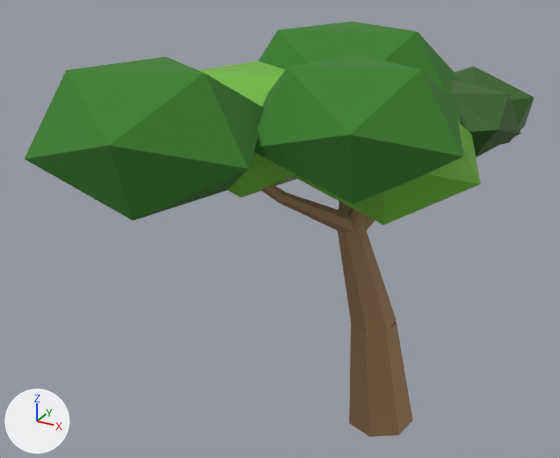
The glTF model assets/models/trees/forest-deciduous-wide.glb, before and after one commit.
Camera for both pictures: a camera (50 mm lens) standing at (2.15, -4.45, 3.8) and looking at (-0.25, -0.07, 1.61). Lighting does not change. The marker at lower left points along +X, +Y and +Z. The older version comes first. Where no turn or scale is listed for an object, it has been applied to the vertices.

In view in the first picture: 'Merged_00_Brown', 'Merged_01_Green 1', 'Merged_02_Green 3', 'Merged_03_Green 4'.
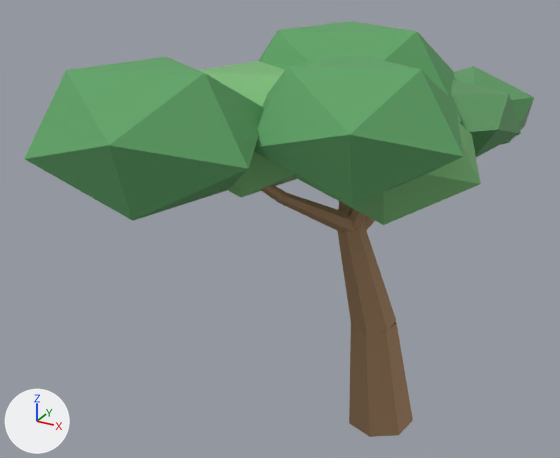
Boxes [x1, y1, x2, y2] around the edits, measured in the pictures (560 x 458 px):
'Merged_01_Green 1', recoloured (lighter)
    both: [24, 21, 464, 221]
'Merged_03_Green 4', recoloured
    both: [199, 61, 481, 225]
'Merged_02_Green 3', recoloured (dark green to green)
    both: [451, 66, 534, 157]

What changed in the scene script:
```text
Change mat_green_1:
    mat_green_1.base_color: (0.0471, 0.22, 0.0275) -> (0.122, 0.376, 0.141)  # green #3d812e -> green #62a569
Change mat_green_3:
    mat_green_3.base_color: (0.0353, 0.125, 0.0157) -> (0.11, 0.322, 0.122)  # dark green #356322 -> green #5d9a62
Change mat_green_4:
    mat_green_4.base_color: (0.173, 0.498, 0.0471) -> (0.2, 0.51, 0.188)  # green #73bb3d -> green #7cbd78
```
